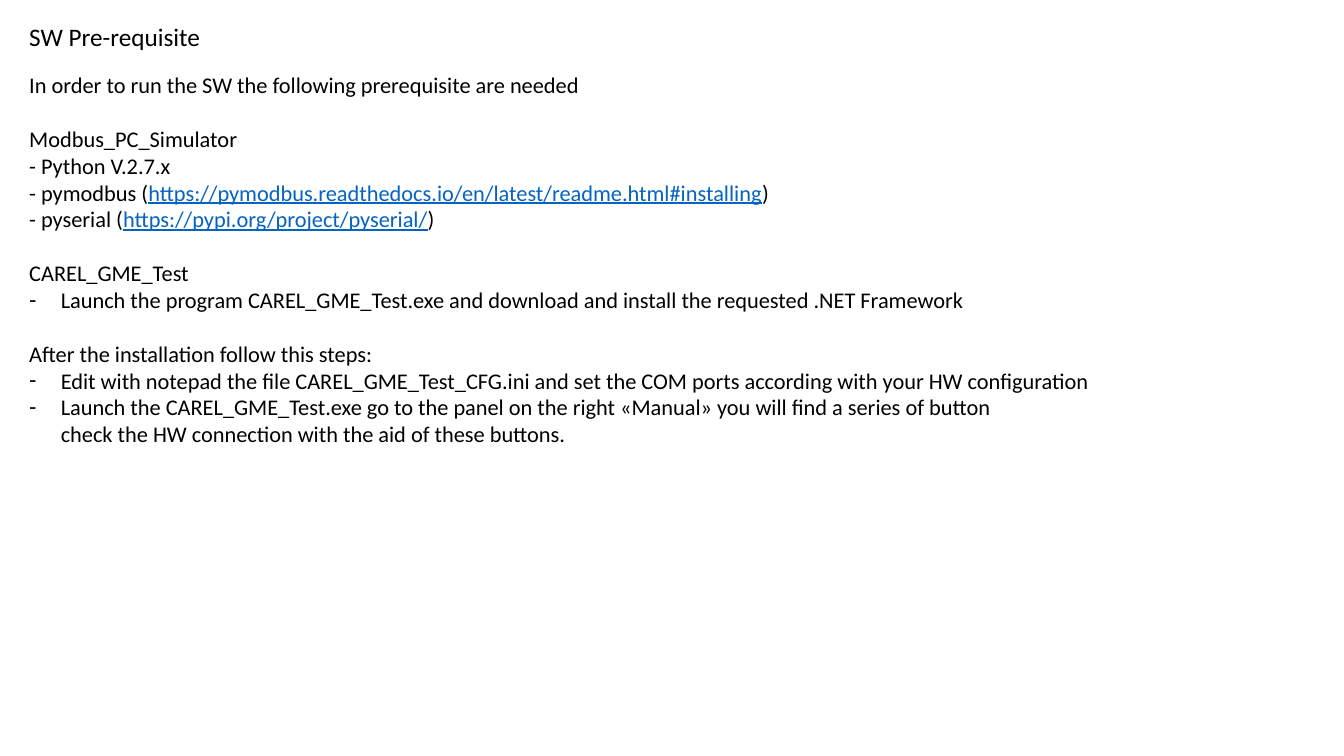
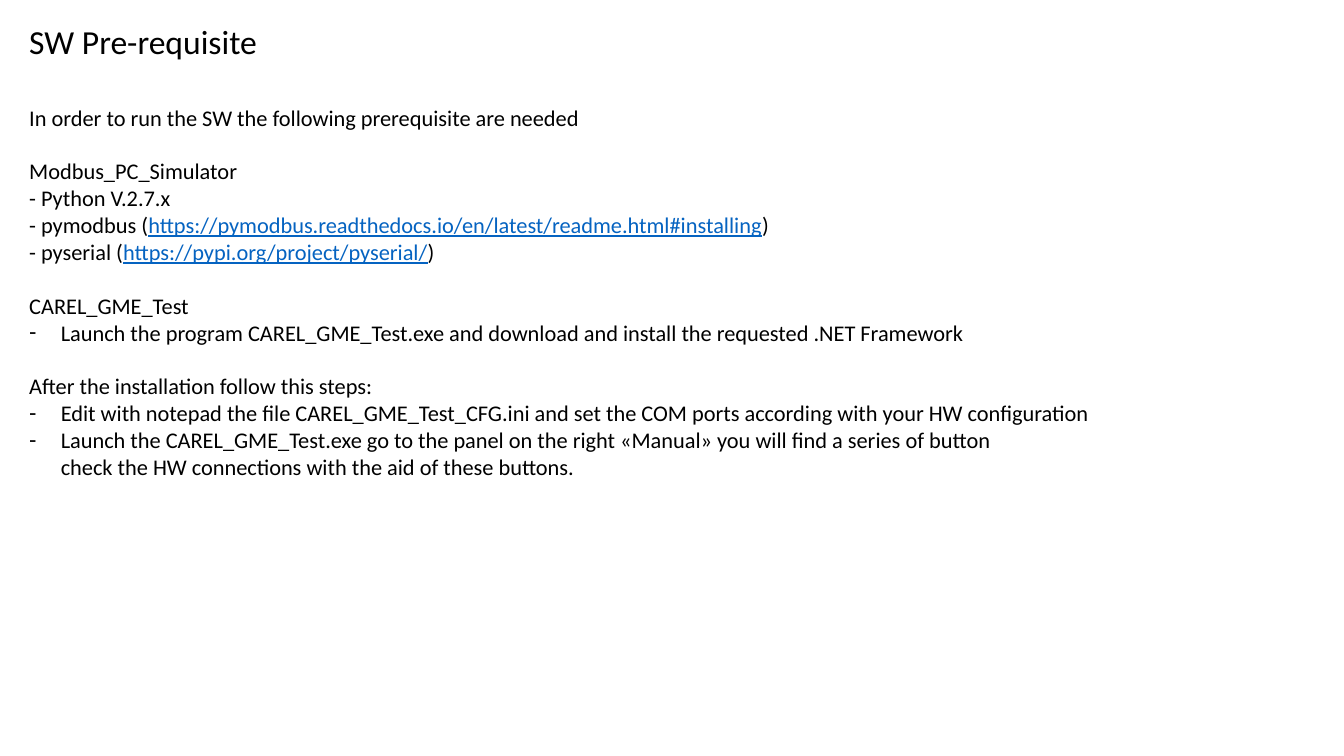
Before and after one commit to accarel/c780_carel_cloud_engine_binary, a slide deck: slide 9 of Utility/USR_Test_HW_Support/Documentation/C780_HW_TEST.pptx (slide 10 before the commit). Drawn at 1344x756 pixels with LibreOffice and Linux fonts; fonts in the diff are those of the drawing. Boxes give left, top, right and bottom in pixels: in the first picture for what was removed or moved away, otherwise in the second. Text is boxed around its words. In the diff, an @@ line names an element or a change of style, - is before the commit and + after.

Commit message:
v.1.3 added complete test sequence and revised some points

```diff
--- a/Utility/USR_Test_HW_Support/Documentation/C780_HW_TEST.pptx
+++ b/Utility/USR_Test_HW_Support/Documentation/C780_HW_TEST.pptx
@@ text "SW Pre-requisite" at [29,31,257,60]: size 18 to 24 pt @@
@@ text "In order to run the ...": place and size @@
-text "In order to run the ..." at [29,77,1088,442]
+text "In order to run the ..." at [29,110,1088,475]
@@ text at [61,432,990,475]: text changed @@
-– Launch the CAREL_GME_Test.exe go to the panel on the right «Manual» you will find a series of button
-  check the HW connection with the aid of these buttons.
+– Launch the CAREL_GME_Test.exe go to the panel on the right «Manual» you will find a series of button
+  check the HW connections with the aid of these buttons.
```
Also in this commit, not shown: 6 other slides changed.
